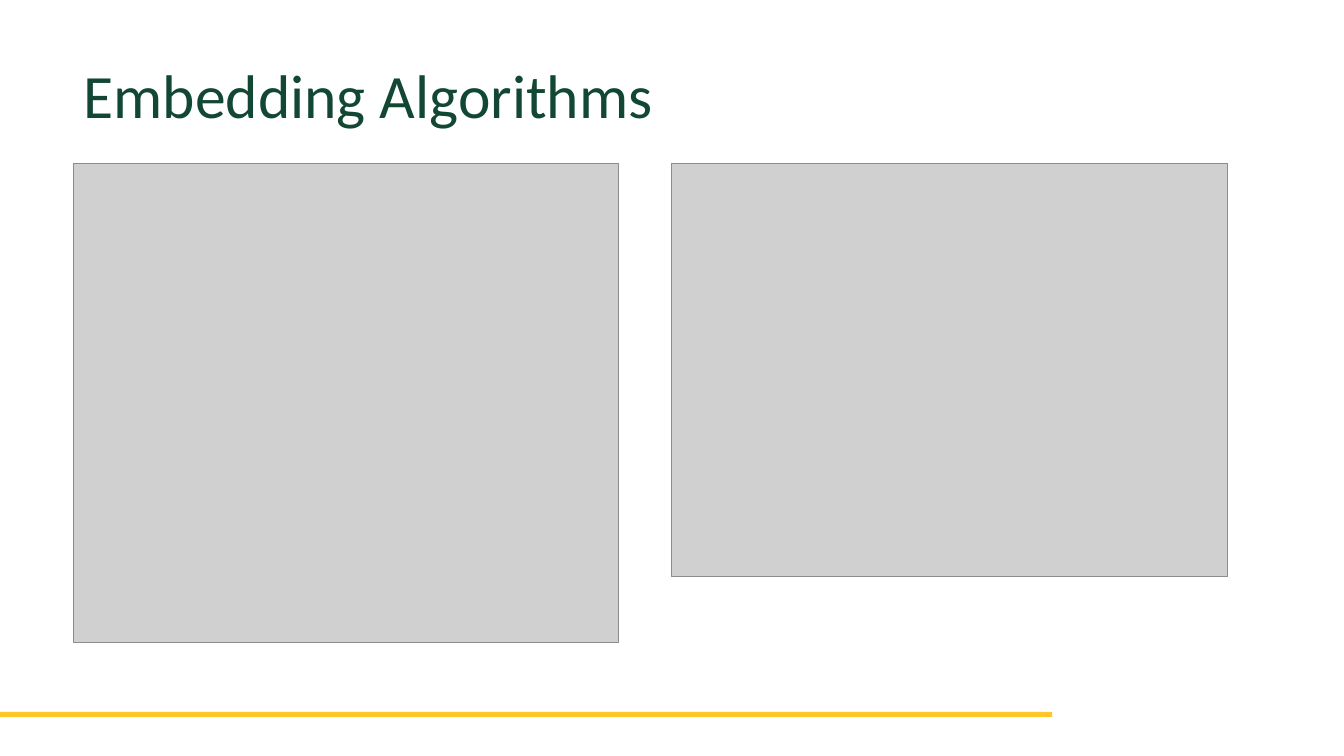
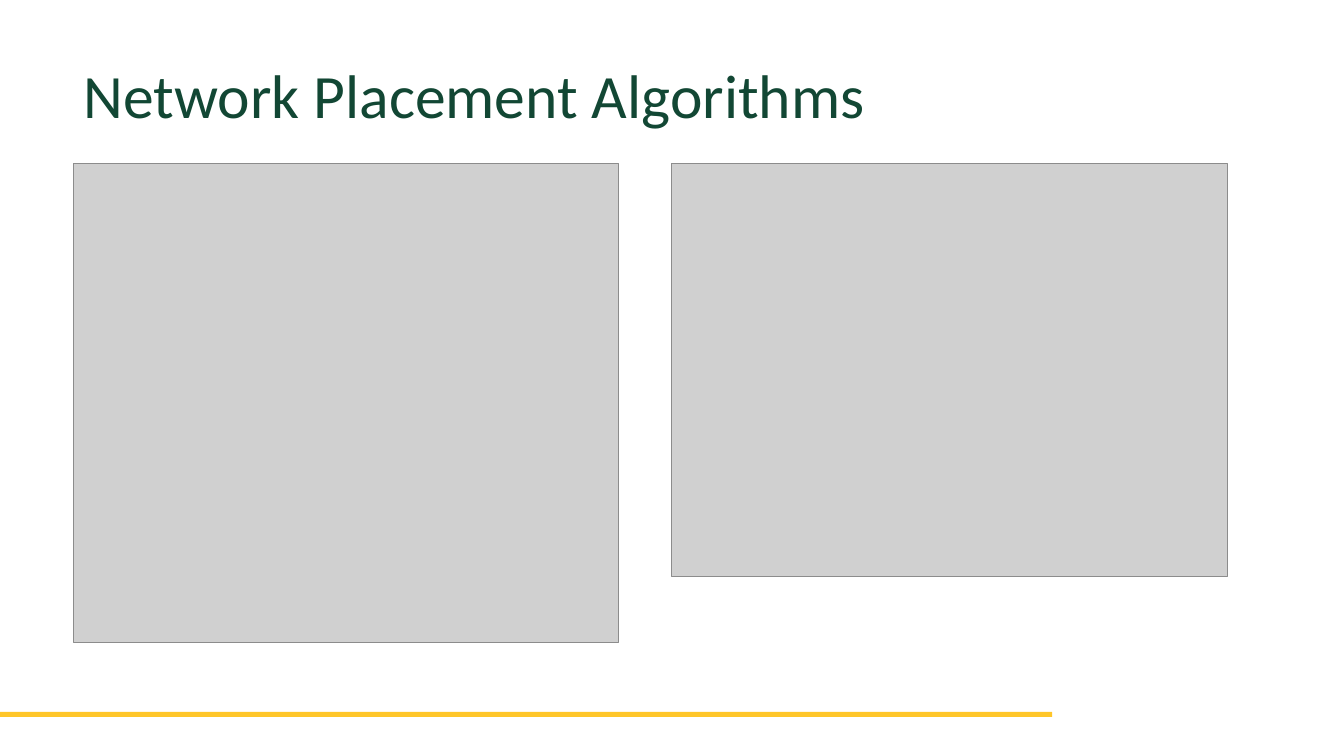
Before and after one commit to hamzashahab1610/ENSE-805-Project-Eco-Resilient-Networks, a slide deck: slide 11 of Project paper scrum progress check-in #2/Scrum Presentation.pptx. Drawn at 1344x756 pixels with LibreOffice and Linux fonts; fonts in the diff are those of the drawing; grey boxes stand for pictures; background and template pictures are left out. Boxes give left, top, right and bottom in pixels: in the first picture for what was removed or moved away, otherwise in the second. Text is boxed around its words. In the diff, an @@ line names an element or a change of style, - is before the commit and + after.

```diff
--- a/Project paper scrum progress check-in #2/Scrum Presentation.pptx
+++ b/Project paper scrum progress check-in #2/Scrum Presentation.pptx
@@ text at [84, 75, 864, 129]: text changed @@
-Embedding Algorithms
+Network Placement Algorithms
```
Also in this commit, not shown: 3 other slides changed, 1 slide added, 1 slide removed.
